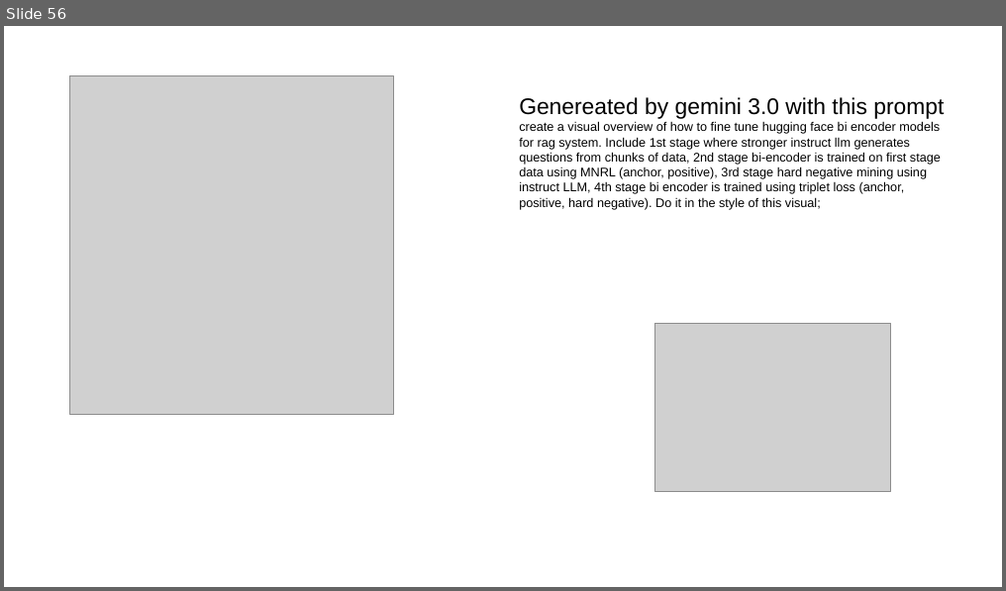
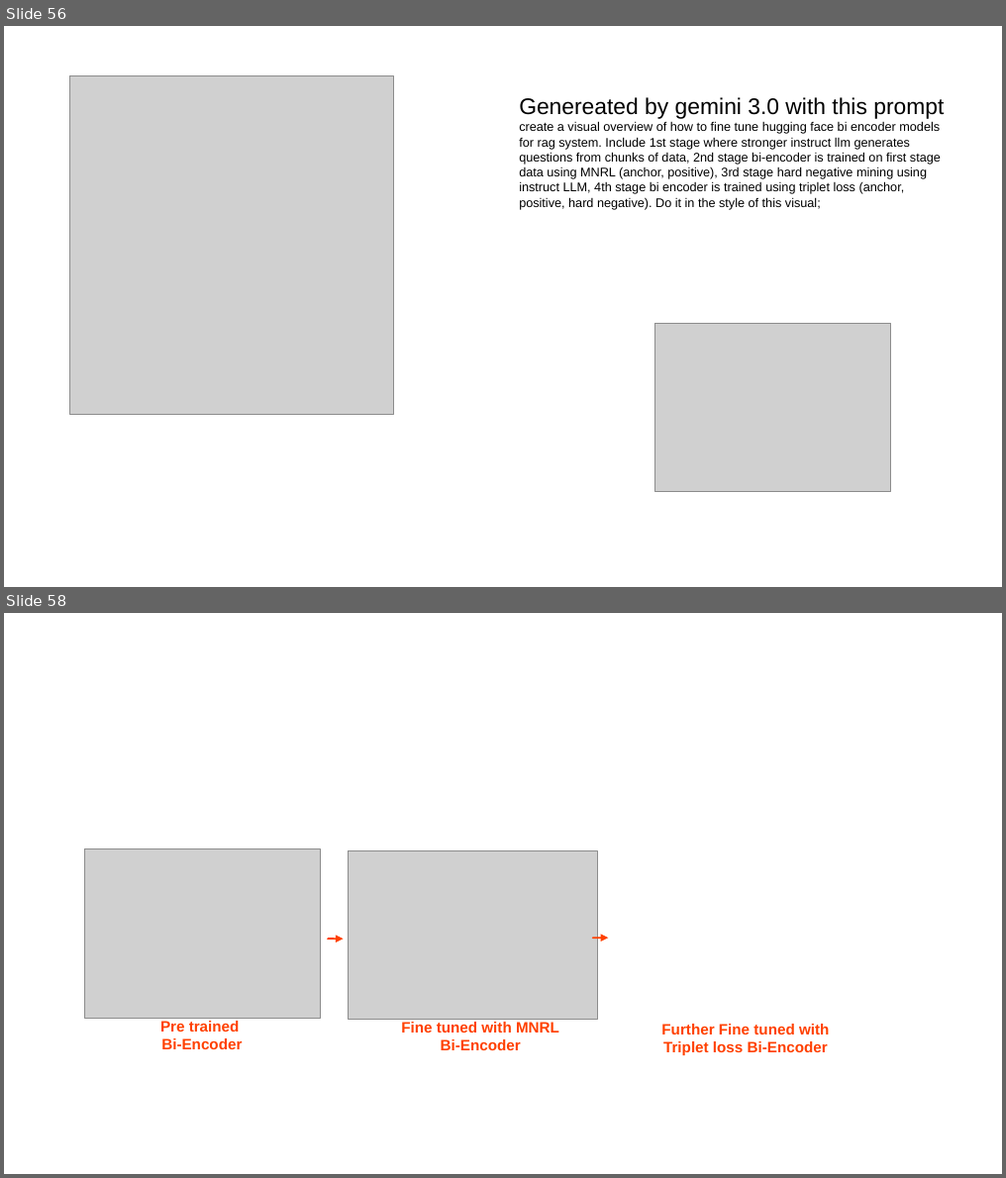
Before and after one commit to CNUClasses/CPSC471, a slide deck: content/lectures/illustration_ppt/illustrations.odp. Shown one above the other, each under a label of ours: slide 56 before the commit, slides 56 and 58 after it; the slides between them are not shown. The pictures are 1006x591 and 1006x1178 pixels, drawn with LibreOffice and Linux fonts; fonts in the diff are those of the drawing; grey boxes stand for pictures. Boxes give left, top, right and bottom in pixels: in the first picture for what was removed or moved away, otherwise in the second. Text is boxed around its words. In the diff, an @@ line names an element or a change of style, - is before the commit and + after.

Commit message:
lecture

```diff
--- a/content/lectures/illustration_ppt/illustrations.odp
+++ b/content/lectures/illustration_ppt/illustrations.odp
@@ slide 58 added at (x1=4, y1=613, x2=1002, y2=1174), background #FFFFFF @@
@@ picture added at (x1=85, y1=850, x2=321, y2=1018) @@
@@ picture added at (x1=349, y1=852, x2=598, y2=1020) @@
@@ arrow added from (328, 939) to (344, 939), #FF4000 1.45 pt @@
@@ arrow added from (593, 938) to (608, 938), #FF4000 1.45 pt @@
@@ text added at (x1=160, y1=1021, x2=242, y2=1050), 12 pt, text #FF4000, bold @@
+Pre trained
+Bi-Encoder
@@ text added at (x1=401, y1=1022, x2=559, y2=1051), 12 pt, text #FF4000, bold @@
+Fine tuned with MNRL
+Bi-Encoder
@@ text added at (x1=661, y1=1024, x2=829, y2=1056), 12 pt, text #FF4000, bold @@
+Further Fine tuned with Triplet loss Bi-Encoder
```
Also in this commit, not shown: 1 slide changed, 1 other file.
